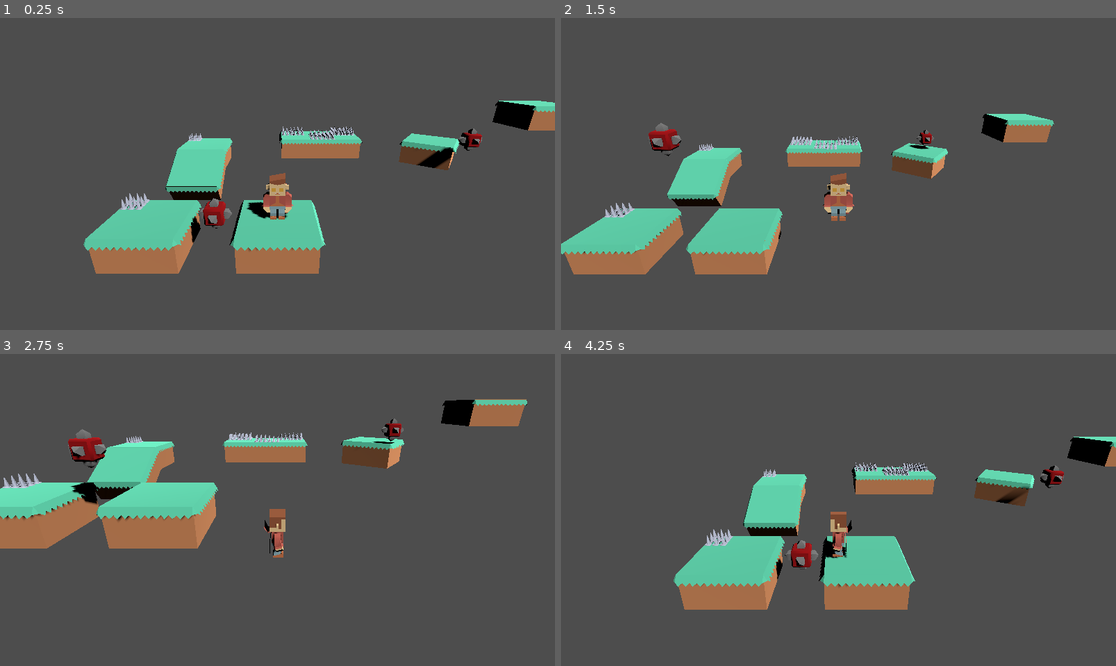
Above: before the commit, frames 1-4 (two rows, left to right).
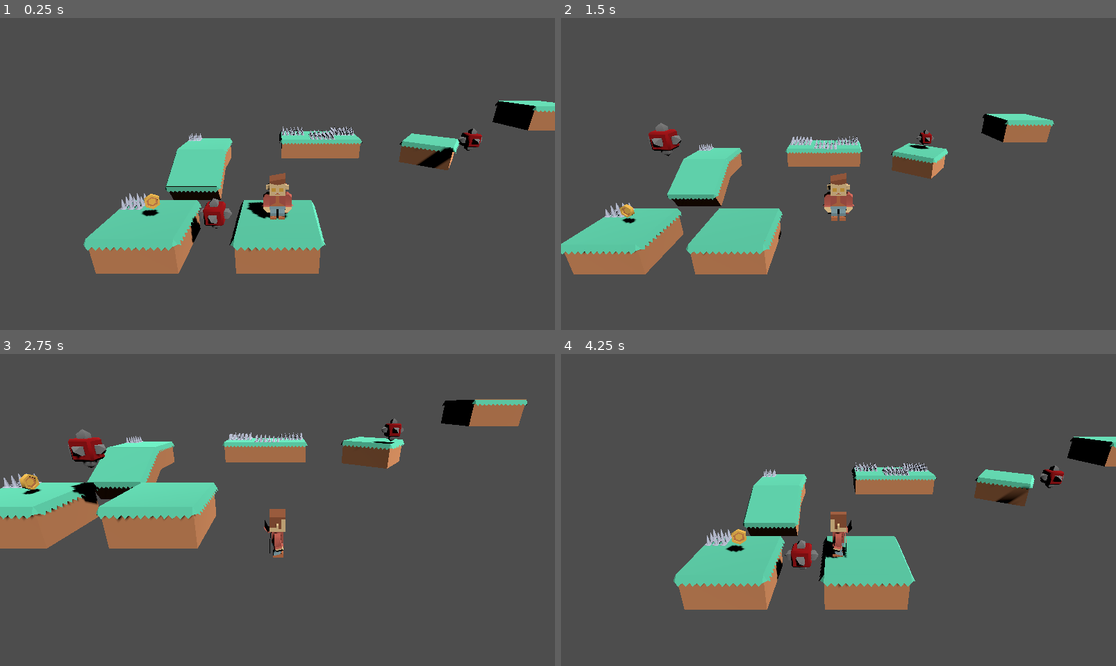
Above: after the commit, the same moments.

Repository: beltranbot/godot-plataformer-3d
Game: Godot game, scene res://Scenes/Levels/level_1.tscn
The game is run twice, just before and just after one commit, with the same random seed, the same clock (stepped at 60 frames per second) and the same inputs.
Inputs:
- Up to frame 1 (0.25 s): no input
- Up to frame 2 (1.5 s): hold D (move_right) 0.53-1.28 s; tap Space (jump) at 0.77 s; hold S (move_backward) from 1.28 s (still down)
- Up to frame 3 (2.75 s): tap Space (jump) at 1.52 s; release S (move_backward) at 2.03 s; hold D (move_right) from 2.03 s (still down)
- Up to frame 4 (4.25 s): release D (move_right) at 2.78 s; hold W (move_forward) 2.78-3.53 s; tap Space (jump) at 3.02, 3.77 s; hold A (move_left) from 3.53 s (still down)

The runs differ from the first frame. In frame 1, 0.2% of the frame differs, in the area x 25-29%, y 56-64%; in frame 2, 0.1%; in frame 3, 0.2%, in the area x 3-8%, y 38-45%; in frame 4, 0.2%.

Commit message:
added coin

Diff:
--- /dev/null
+++ b/Scenes/Collectables/coin.tscn
@@ -0,0 +1,20 @@
+[gd_scene load_steps=4 format=3 uid="uid://carpobw5om7s1"]
+
+[ext_resource type="Script" uid="uid://dptbj1c154xlr" path="res://Scripts/coin.gd" id="1_kuwxe"]
+[ext_resource type="ArrayMesh" uid="uid://cge2fuclikg8j" path="res://Assets/Models/coinGold.obj" id="1_swf6p"]
+
+[sub_resource type="CapsuleShape3D" id="CapsuleShape3D_kuwxe"]
+radius = 0.180731
+height = 0.421459
+
+[node name="Coin" type="Area3D"]
+script = ExtResource("1_kuwxe")
+
+[node name="CoinGold" type="MeshInstance3D" parent="."]
+mesh = ExtResource("1_swf6p")
+
+[node name="CollisionShape3D" type="CollisionShape3D" parent="."]
+transform = Transform3D(1, 0, 0, 0, 1, 0, 0, 0, 1, 0, 0.222156, 0)
+shape = SubResource("CapsuleShape3D_kuwxe")
+
+[connection signal="body_entered" from="." to="." method="_on_body_entered"]
--- a/Scenes/Levels/level_1.tscn
+++ b/Scenes/Levels/level_1.tscn
@@ -1,9 +1,10 @@
-[gd_scene load_steps=5 format=3 uid="uid://c4v7khqnec6su"]
+[gd_scene load_steps=6 format=3 uid="uid://c4v7khqnec6su"]
 
 [ext_resource type="PackedScene" uid="uid://c0opjf1lg0jkn" path="res://Scenes/Player/player.tscn" id="1_3mqfk"]
 [ext_resource type="PackedScene" uid="uid://dqxbi2kli1x48" path="res://Scenes/Platforms/platform_large.tscn" id="1_tlcug"]
 [ext_resource type="PackedScene" uid="uid://cquoomkfyma80" path="res://Scenes/Enemies/spikes.tscn" id="4_cyadu"]
 [ext_resource type="PackedScene" uid="uid://cdd6om83peefo" path="res://Scenes/Enemies/enemy.tscn" id="4_iixi8"]
+[ext_resource type="PackedScene" uid="uid://carpobw5om7s1" path="res://Scenes/Collectables/coin.tscn" id="5_cyadu"]
 
 [node name="Main" type="Node3D"]
 
@@ -92,3 +93,6 @@
 
 [node name="spikes14" parent="Spikes" instance=ExtResource("4_cyadu")]
 transform = Transform3D(1, 0, 0, 0, 1, 0, 0, 0, 1, 0.546213, 0.382035, -8.17435)
+
+[node name="Coin" parent="." instance=ExtResource("5_cyadu")]
+transform = Transform3D(1, 0, 0, 0, 1, 0, 0, 0, 1, -3.22784, 0.174221, 0)
--- /dev/null
+++ b/Scripts/coin.gd
@@ -0,0 +1,22 @@
+extends Area3D
+
+
+var spin_speed: float = 2.0
+var bob_height: float = 0.2
+var bob_speed: float = 5.0
+
+@onready var start_y: float = global_position.y
+var t: float = 0.0
+
+
+func _process(delta):
+	rotate(Vector3.UP, spin_speed * delta)
+	t += delta
+	var d = sin((t * bob_speed) + 1) / 2
+	global_position.y = start_y + (d * bob_height)
+
+
+func _on_body_entered(body: Node3D) -> void:
+	if body.is_in_group("player"):
+		body.add_score(1)
+		queue_free()
--- a/Scripts/player.gd
+++ b/Scripts/player.gd
@@ -5,6 +5,8 @@
 var jump_force: float = 8.0
 var gravity: float = 20.0
 var rotation_speed: float = 0.5
+
+var score: int = 0
 
 var facing_angle: float
 
@@ -47,6 +49,10 @@
 	get_tree().call_deferred("reload_current_scene")
 
 
+func add_score(amount) -> void:
+	score += amount
+
+
 #### private ####
 
 func _model_facing_angle() -> void:
Not shown, added: Scripts/coin.gd.uid
